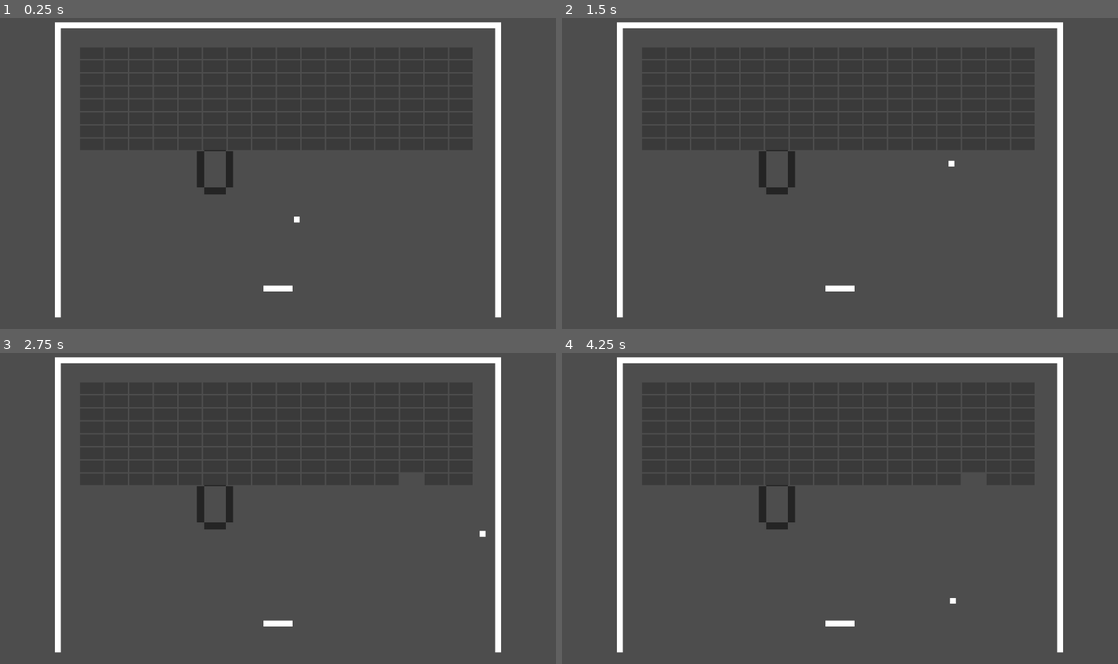
Above: before the commit, frames 1-4 (two rows, left to right).
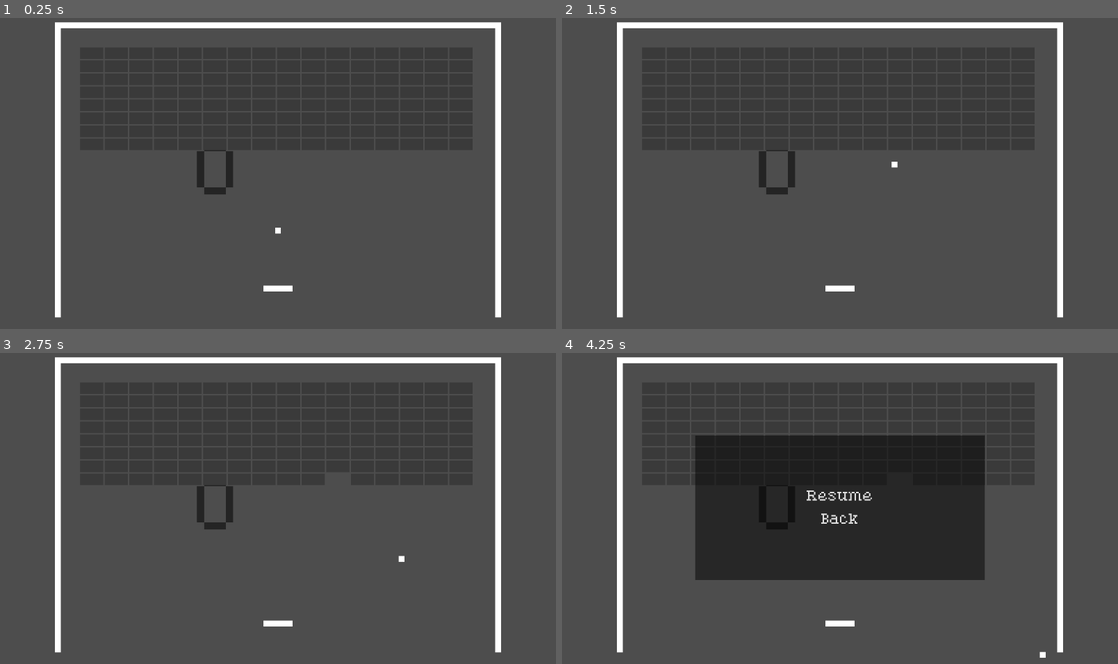
Above: after the commit, the same moments.

Repository: ChrisCee2/20gc2breakout
Game: Godot game, scene res://Levels/breakout.tscn
Same seed, same stepped clock (60 frames per second), same inputs: the game is played once before the commit and once after it. Sound files missing from this copy of the repository are replaced by a short silence.
Inputs (mouse positions are in pixels of both pictures, inside the frame that each line leads up to):
- Up to frame 1 (0.25 s): no input
- Up to frame 2 (1.5 s): move the mouse to (962, 157) at 0.52 s; move the mouse to (728, 189) at 1.27 s
- Up to frame 3 (2.75 s): tap Enter at 2 s; move the mouse to (333, 440) at 2.02 s
- Up to frame 4 (4.25 s): move the mouse to (812, 570) at 2.77 s; move the mouse to (1006, 555) at 3.52 s; tap Escape (pause) at 4.15 s

The runs differ from the first frame. In frame 1, less than 0.1% of the frame differs, in the area x 49-54%, y 63-70%; in frame 2, less than 0.1%; in frame 3, less than 0.1%; in frame 4, 24%, in the area x 24-87%, y 26-98%.

Commit message:
GC2-14: Reuse game and get it to work without error

Diff:
--- /dev/null
+++ b/Controllers/breakout_game.gd
@@ -0,0 +1,152 @@
+class_name BreakoutGame extends Node
+
+signal new_round
+
+@export_group("Game Objects")
+@export var ball: Ball
+@export var arena: Arena
+@export var paddles: Node
+
+@export_group("UI")
+@export var scores: Node
+@export var ui_control: Control
+@export var win_label: Label
+@export var return_to_menu_label: Label
+@export var pause_menu: Control
+
+@onready var round_timer: Timer = $RoundTimer
+var round_start_time: float = 0.5
+
+var select_sfx: AudioStream = preload("res://Assets/SFX/PauseSelectSFX.wav")
+var score_sfx: AudioStream = preload("res://Assets/SFX/ScoreSFX.wav")
+var win_tune: AudioStream = preload("res://Assets/SFX/WinTune.wav")
+
+var is_started = false
+var game_ended = false
+var is_paused = false
+var round_ended = true
+var initial_score: Dictionary = {"Player 1": 0, "Player 2": 0}
+var score: Dictionary = initial_score.duplicate()
+var win_text = "%s Wins!"
+var return_to_menu_text = "[%s] to go back"
+
+var paddle_hits: int = 0
+var speed_multiplier: float = 1.0
+var current_speed_multiplier: float = speed_multiplier
+
+func _ready() -> void:
+	round_timer.timeout.connect(_on_round_timer_ended)
+	# ball.bounce_paddle.connect(_on_paddle_hit)
+
+func start() -> void:
+	pause_menu.hide()
+	arena.set_up()
+	reset()
+
+func update() -> void:
+	if game_ended and Input.is_action_just_released("return_to_menu"):
+		AudioManager.play_audio(select_sfx)
+		get_tree().change_scene_to_file("res://Menus/main_menu.tscn")
+
+	if not game_ended and Input.is_action_just_pressed("pause"):
+		pause() if not is_paused else resume()
+
+	if not is_paused:
+		for paddle in paddles.get_children():
+			if paddle is Paddle:
+				paddle.update()
+
+	if not is_started:
+		return
+
+	update_scores()
+	# TODO: Replace this with check for when ball is below arena, then decrement a lives variable
+	var is_out_of_bounds: bool = arena.is_below_arena(ball.global_position, ball.get_size())
+	if not is_out_of_bounds:
+		return
+
+	if is_game_finished():
+		end()
+	else:
+		AudioManager.play_audio(score_sfx)
+		restart_round()
+
+func physics_update() -> void:
+	if not is_paused:
+		for paddle in paddles.get_children():
+			if paddle is Paddle:
+				paddle.physics_update(arena.get_left_bound(), arena.get_right_bound())
+
+func update_scores() -> void:
+	for child in scores.get_children():
+		if child is Control:
+			var control_name = child.name
+			var label = child.get_child(0)
+			if label is Label:
+				label.text = str(score[control_name])
+
+func is_game_finished() -> bool:
+	# Logic: If all bricks are destroyed or lives run out, return true
+	return false
+
+func end() -> void:
+	AudioManager.play_audio(win_tune)
+	ui_control.show()
+	var return_to_menu_key: String = "Space"
+	win_label.text = win_text # Win text should include score
+	return_to_menu_label.text = return_to_menu_text % return_to_menu_key
+	ball.stop()
+	ball.hide()
+	is_started = false
+	game_ended = true
+
+func reset() -> void:
+	ui_control.hide()
+	ball.show()
+	restart_round()
+	is_started = true
+	game_ended = false
+	score = initial_score.duplicate()
+	update_scores()
+
+func restart_round() -> void:
+	current_speed_multiplier = speed_multiplier
+	ball.restart()
+	ball.stop()
+	round_timer.start(round_start_time)
+	new_round.emit()
+
+func start_round() -> void:
+	ball.start()
+
+func pause() -> void:
+	AudioManager.play_audio(select_sfx)
+	is_paused = true
+	pause_menu.show()
+	round_timer.paused = true
+	# Resume player controls
+	if not game_ended:
+		ball.stop()
+
+func resume() -> void:
+	AudioManager.play_audio(select_sfx)
+	is_paused = false
+	pause_menu.hide()
+	round_timer.paused = false
+	# Resume player controls
+	if not game_ended and round_timer.time_left == 0:
+		ball.start()
+
+func _on_round_timer_ended() -> void:
+	round_timer.stop()
+	if not is_paused:
+		ball.start()
+
+# TODO: Reuse this to increase speed when certain number of bricks are destroyed,
+# listen to brick destroyed signal I guess
+#func _on_paddle_hit() -> void:
+	#paddle_hits += 1
+	#if paddle_hits == 10:
+		#current_speed_multiplier = 1.5
+	#if paddle_hits == 20:
+		#current_speed_multiplier = 2.0
--- /dev/null
+++ b/Controllers/breakout_game.tscn
@@ -0,0 +1,8 @@
+[gd_scene load_steps=2 format=3 uid="uid://bn42d4jwpgv8h"]
+
+[ext_resource type="Script" uid="uid://ddk11ukmfgmeo" path="res://Controllers/breakout_game.gd" id="1_56pkq"]
+
+[node name="BreakoutGame" type="Node"]
+script = ExtResource("1_56pkq")
+
+[node name="RoundTimer" type="Timer" parent="."]
--- a/GameObjects/arena.gd
+++ b/GameObjects/arena.gd
@@ -81,4 +81,4 @@
 	return wall_2.global_position.x - (wall_2_sprite.scale.x / 2)
 
 func is_below_arena(position: Vector2, size: Vector2) -> bool:
-	return position.y + (size.x / 2) > get_lower_bound()
+	return position.y - (size.y / 2) > get_lower_bound()
--- a/Levels/breakout.gd
+++ b/Levels/breakout.gd
@@ -2,17 +2,10 @@
 
 # @onready var game: Game = $Game
 
-@onready var paddle: Paddle = $Paddles/Paddle
-@onready var arena: Arena = $Arena
+@onready var game: BreakoutGame = $BreakoutGame
 
 func _ready() -> void:
-	arena.set_up()
-	# game.start()
+	game.start()
 
 func _process(delta: float) -> void:
-	paddle.update()
-	# game.update()
-
-func _physics_process(delta: float) -> void:
-	paddle.physics_update(arena.get_left_bound(), arena.get_right_bound())
-	# game.physics_update()
+	game.update()
--- a/Levels/breakout.tscn
+++ b/Levels/breakout.tscn
@@ -6,6 +6,7 @@
 [ext_resource type="PackedScene" uid="uid://b53hcff8gnb10" path="res://GameObjects/paddle.tscn" id="4_03tkf"]
 [ext_resource type="PackedScene" uid="uid://dit4mko8nly5r" path="res://InputMachines/CharacterInput.tscn" id="5_dpr4m"]
 [ext_resource type="FontFile" uid="uid://dr3br7v5uupkw" path="res://Assets/Fonts/PixelatedEleganceRegular-ovyAA.ttf" id="8_2likq"]
+[ext_resource type="PackedScene" uid="uid://bn42d4jwpgv8h" path="res://Controllers/breakout_game.tscn" id="8_5wkee"]
 [ext_resource type="PackedScene" uid="uid://clqb3oci8tpyh" path="res://Menus/pause_menu.tscn" id="9_vlbfm"]
 
 [node name="Breakout" type="Node2D"]
@@ -107,3 +108,13 @@
 paddles = NodePath("../Paddles")
 arena = NodePath("../Arena")
 start_position = Vector2(0, 40)
+
+[node name="BreakoutGame" parent="." node_paths=PackedStringArray("ball", "arena", "paddles", "scores", "ui_control", "win_label", "return_to_menu_label", "pause_menu") instance=ExtResource("8_5wkee")]
+ball = NodePath("../Ball")
+arena = NodePath("../Arena")
+paddles = NodePath("../Paddles")
+scores = NodePath("../Scores")
+ui_control = NodePath("../WinControl")
+win_label = NodePath("../WinControl/GridContainer/WinLabel")
+return_to_menu_label = NodePath("../WinControl/GridContainer/ReturnToMenuLabel")
+pause_menu = NodePath("../PauseMenu")
Not shown, added: Controllers/breakout_game.gd.uid
Not shown: 1 places in Levels/breakout.tscn that only renumber resources
